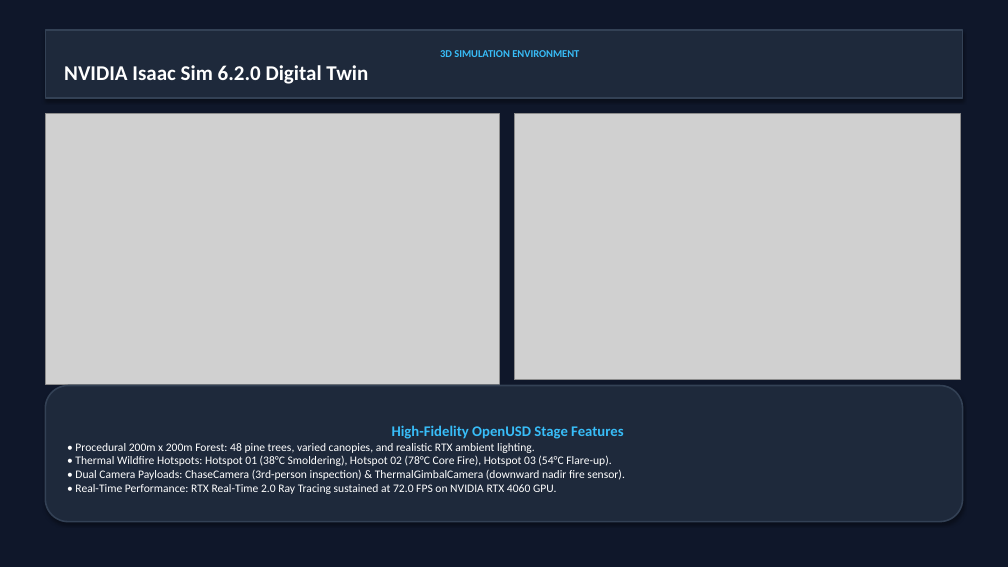
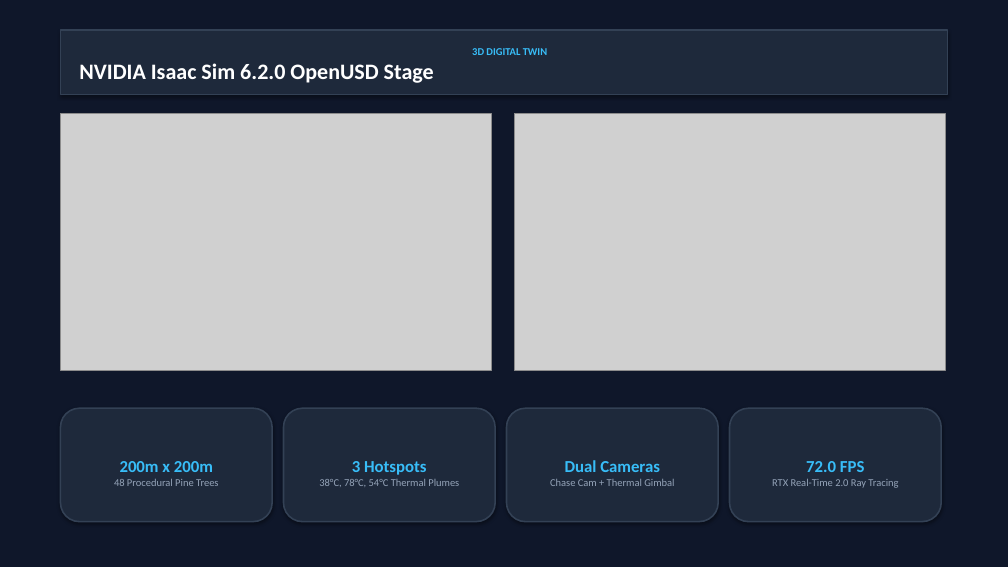
Before and after one commit to 123haiku/csc3034-fuzzy-wildfire-sim, a slide deck: slide 6 of docs/presentation/CSC3034_Presentation_Slides.pptx. Drawn at 1008x567 pixels with LibreOffice and Linux fonts; fonts in the diff are those of the drawing; grey boxes stand for pictures. Boxes give left, top, right and bottom in pixels: in the first picture for what was removed or moved away, otherwise in the second. Text is boxed around its words. In the diff, an @@ line names an element or a change of style, - is before the commit and + after.

```diff
--- a/docs/presentation/CSC3034_Presentation_Slides.pptx
+++ b/docs/presentation/CSC3034_Presentation_Slides.pptx
@@ rectangle "3D DIGITAL TWIN": place and size @@
-rectangle "3D DIGITAL TWIN" at <box>45,30,963,98</box>
+rectangle "3D DIGITAL TWIN" at <box>60,30,948,95</box>
@@ text in rectangle at <box>79,48,547,83</box>: text changed; size 20 to 21 pt @@
-3D SIMULATION ENVIRONMENT
-NVIDIA Isaac Sim 6.2.0 Digital Twin
+3D DIGITAL TWIN
+NVIDIA Isaac Sim 6.2.0 OpenUSD Stage
@@ picture: place and size @@
-picture at <box>45,113,499,384</box>
+picture at <box>60,113,492,371</box>
@@ picture: place and size @@
-picture at <box>514,113,960,380</box>
+picture at <box>514,113,945,371</box>
@@ rounded rectangle "200m x 200m": place and size @@
-rounded rectangle "200m x 200m" at <box>45,386,963,522</box>
+rounded rectangle "200m x 200m" at <box>60,408,272,522</box>
@@ rounded rectangle added at <box>284,408,495,522</box>, fill #1E293B, outline #334155 1.5 pt, 10 pt, text #94A3B8 @@
+3 Hotspots
+38°C, 78°C, 54°C Thermal Plumes
@@ rounded rectangle added at <box>507,408,718,522</box>, fill #1E293B, outline #334155 1.5 pt, 10 pt, text #94A3B8 @@
+Dual Cameras
+Chase Cam + Thermal Gimbal
@@ rounded rectangle added at <box>730,408,941,522</box>, fill #1E293B, outline #334155 1.5 pt, 10 pt, text #94A3B8 @@
+72.0 FPS
+RTX Real-Time 2.0 Ray Tracing
@@ text in rounded rectangle at <box>114,461,218,486</box>: text changed; size 11 to 10 pt; text colour #FFFFFF to #94A3B8 @@
-High-Fidelity OpenUSD Stage Features
-• Procedural 200m x 200m Forest: 48 pine trees, varied canopies, and realistic RTX ambient lighting.
-• Thermal Wildfire Hotspots: Hotspot 01 (38°C Smoldering), Hotspot 02 (78°C Core Fire), Hotspot 03 (54°C Flare-up).
-• Dual Camera Payloads: ChaseCamera (3rd-person inspection) & ThermalGimbalCamera (downward nadir fire sensor).
-• Real-Time Performance: RTX Real-Time 2.0 Ray Tracing sustained at 72.0 FPS on NVIDIA RTX 4060 GPU.
+200m x 200m
+48 Procedural Pine Trees
```
Also in this commit, not shown: 7 other slides changed, 3 slides added, 3 slides removed, 2 other files.
